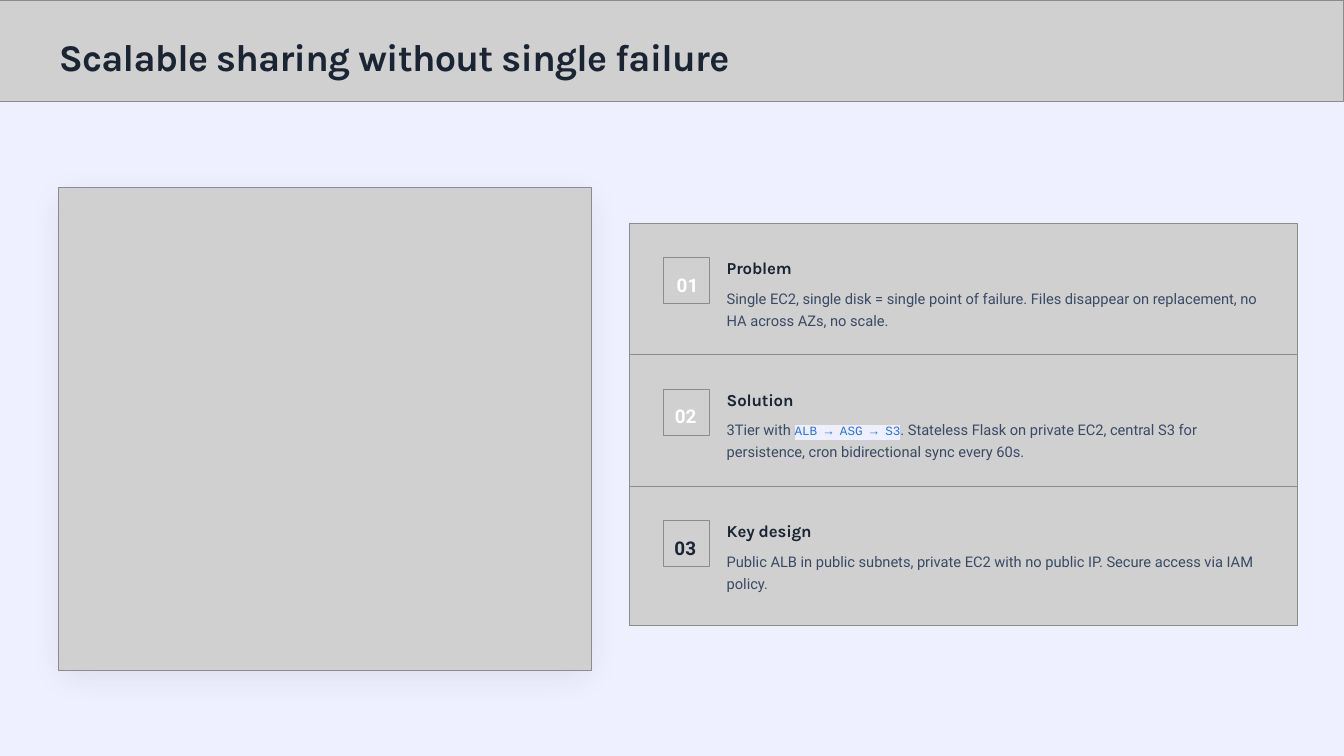
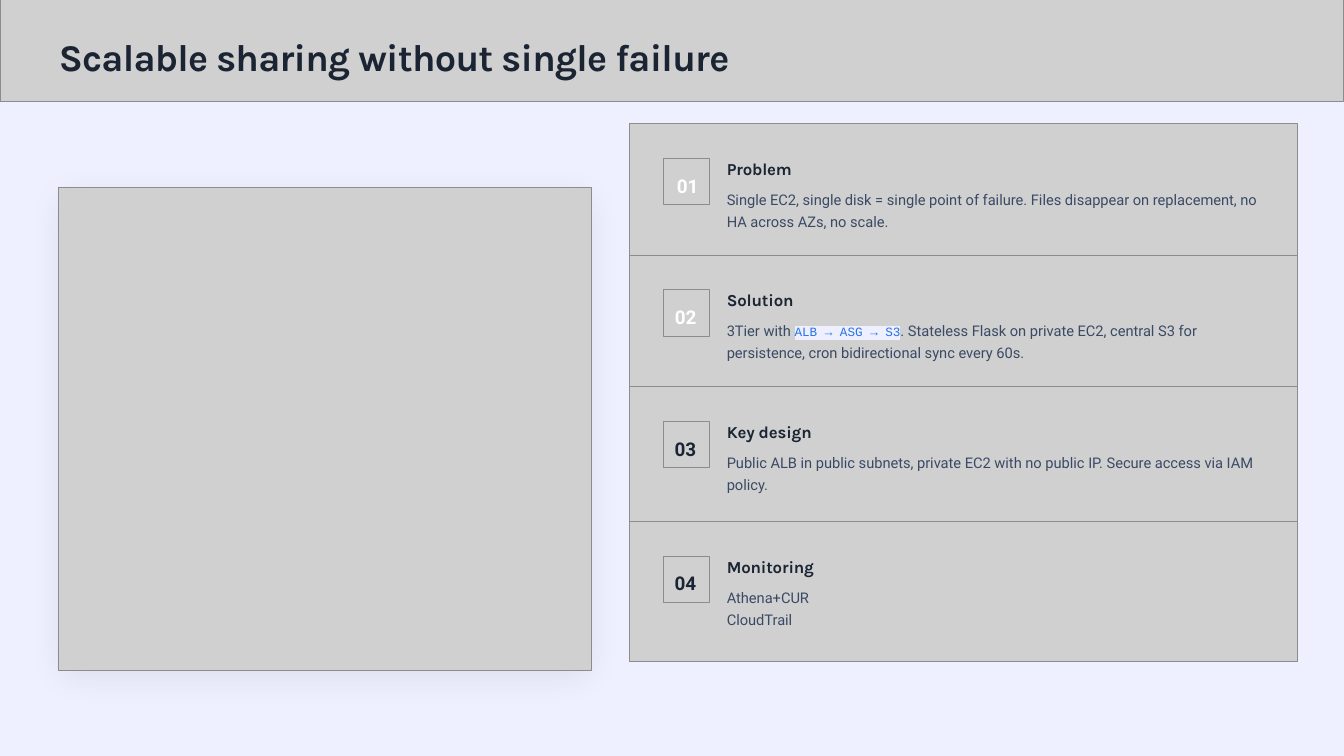
Before and after one commit to f-karamizadeh/ce-capstone-final-safeshare, a slide deck: slide 2 of presentation/SafeShare-3Tier-AWS-Architecture.pptx. Drawn at 1344x756 pixels with LibreOffice and Linux fonts; fonts in the diff are those of the drawing; grey boxes stand for pictures. Boxes give left, top, right and bottom in pixels: in the first picture for what was removed or moved away, otherwise in the second. Text is boxed around its words. In the diff, an @@ line names an element or a change of style, - is before the commit and + after.

Commit message:
feat: added .ppt and pdf

```diff
--- a/presentation/SafeShare-3Tier-AWS-Architecture.pptx
+++ b/presentation/SafeShare-3Tier-AWS-Architecture.pptx
@@ 9 texts, 6 pictures: place and size @@
-9 texts, 6 pictures at box(629, 223, 1298, 626)
+9 texts, 6 pictures at box(629, 124, 1298, 527)
@@ picture added at box(629, 522, 1298, 662) @@
@@ picture added at box(664, 557, 711, 603) @@
@@ text added at box(727, 561, 814, 577), 12 pt, text #1A2433, bold @@
+Monitoring
@@ text added at box(675, 576, 697, 590), 13.5 pt, text #1A2433, bold @@
+04
@@ text added at box(727, 592, 809, 625), 10.5 pt, text #3A4A64 @@
+Athena+CUR
+CloudTrail
```
Also in this commit, not shown: 3 other files.
